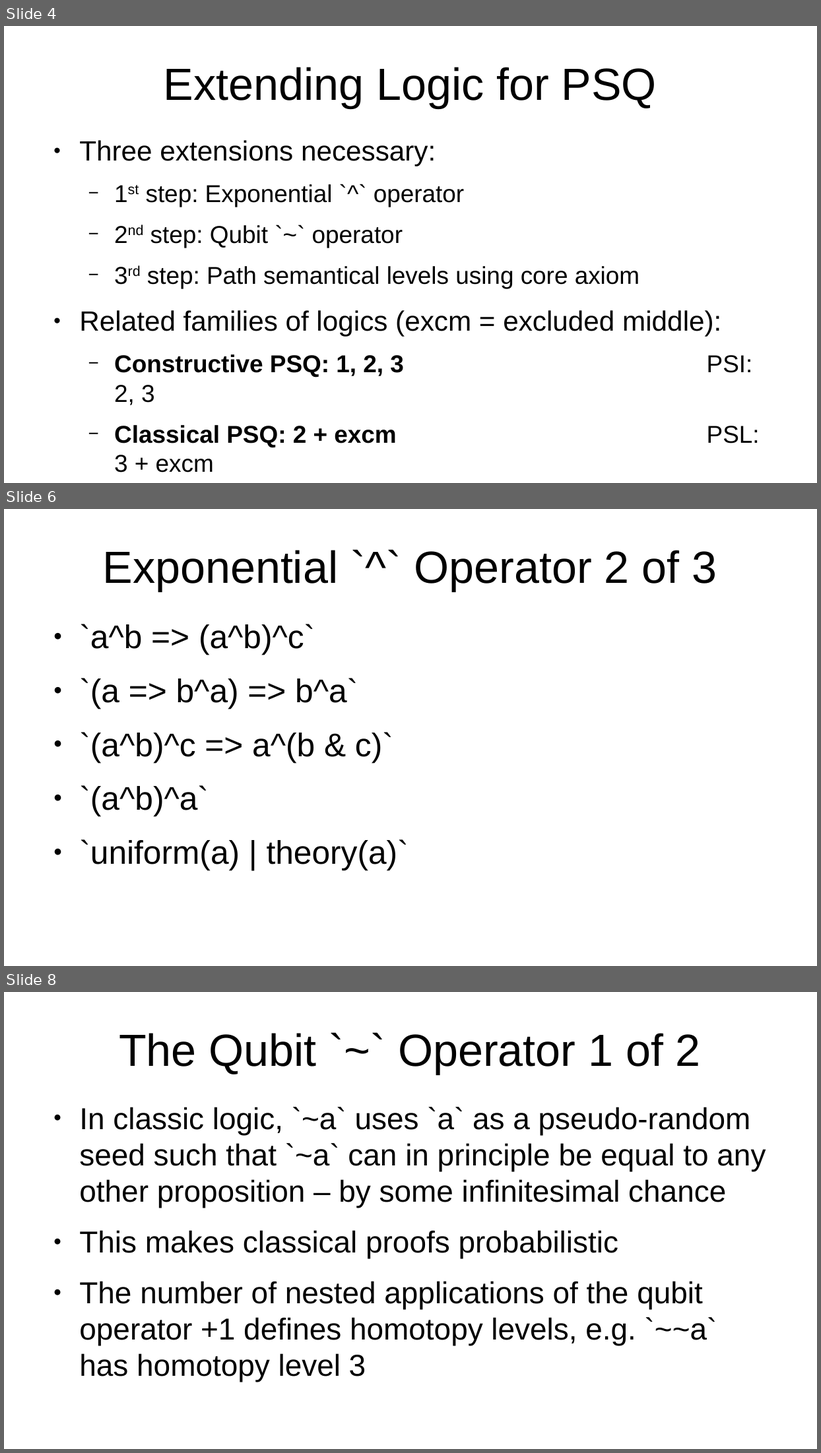
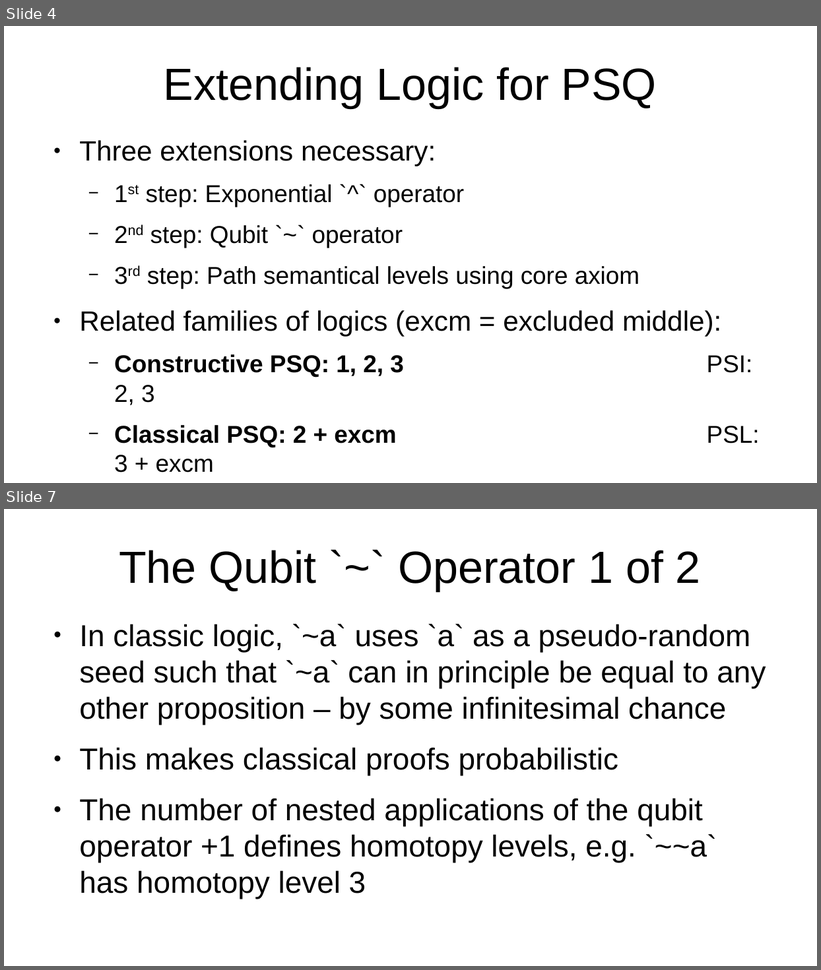
Before and after one commit to advancedresearch/path_semantics, a slide deck: papers-wip2/introduction-to-psq.odp. Shown one above the other, each under a label of ours: slides 4, 6 and 8 before the commit, slides 4 and 7 after it; the slides between them are not shown. The pictures are 821x1453 and 821x970 pixels, drawn with LibreOffice and Linux fonts; fonts in the diff are those of the drawing. Boxes give left, top, right and bottom in pixels: in the first picture for what was removed or moved away, otherwise in the second. Text is boxed around its words. In the diff, an @@ line names an element or a change of style, - is before the commit and + after.

```diff
--- a/papers-wip2/introduction-to-psq.odp
+++ b/papers-wip2/introduction-to-psq.odp
@@ slide 6 removed at [4,509,817,966], background #FFFFFF @@
@@ title removed at [103,550,717,591] @@
-Exponential `^` Operator 2 of 3
@@ text removed at [79,624,409,870] @@
-● `a^b => (a^b)^c`
-● `(a => b^a) => b^a`
-● `(a^b)^c => a^(b & c)`
-● `(a^b)^a`
-● `uniform(a) | theory(a)`
@@ what was slide 8 is now slide 7 @@
```
Also in this commit, not shown: 3 slides changed, 2 other slides removed, 3 other files.
